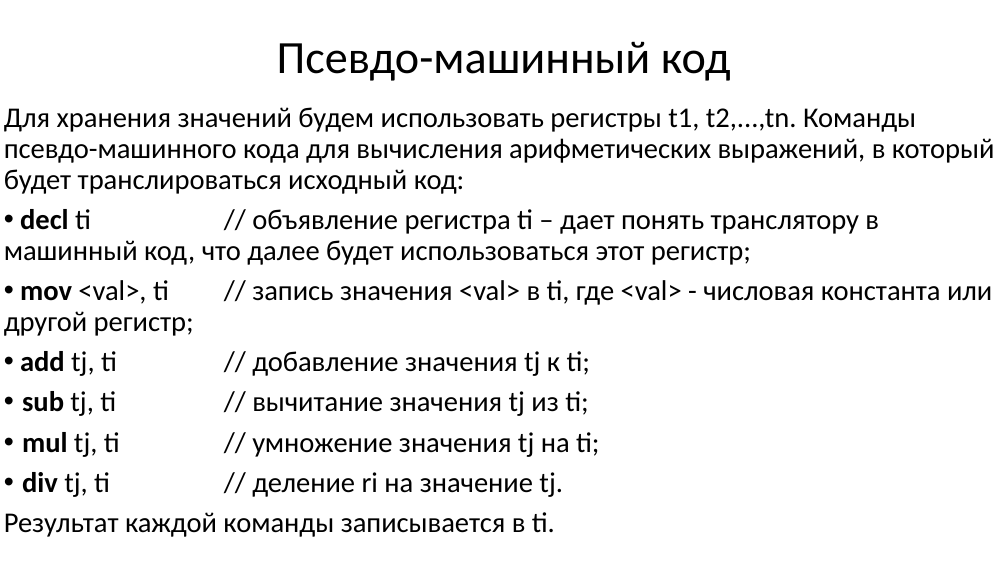
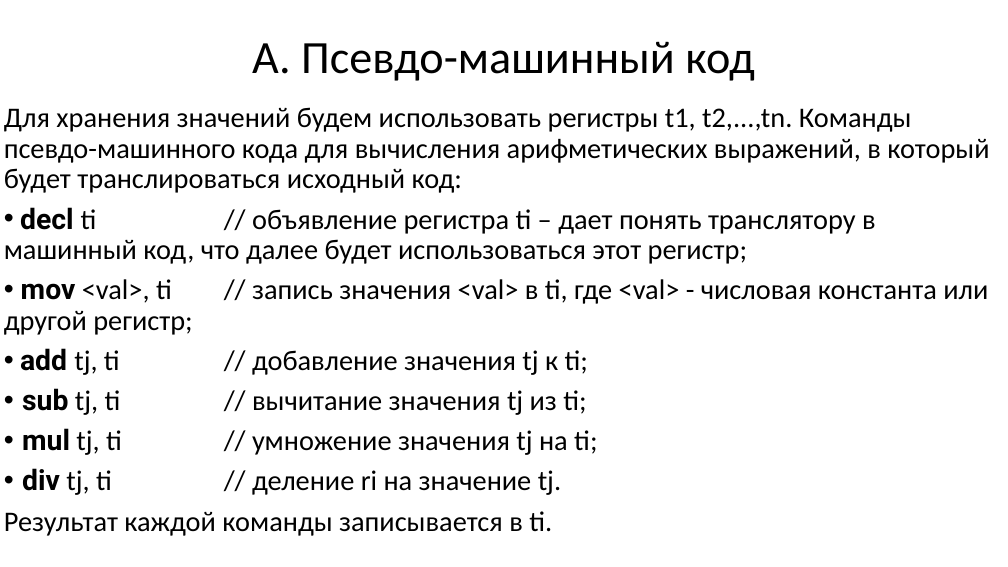
Before and after one commit to goddamnteam/korzun, a slide deck: slide 3 of task3.pptx. Drawn at 1008x567 pixels with LibreOffice and Linux fonts; fonts in the diff are those of the drawing. Boxes give left, top, right and bottom in pixels: in the first picture for what was removed or moved away, otherwise in the second. Text is boxed around its words. In the diff, an @@ line names an element or a change of style, - is before the commit and + after.

```diff
--- a/task3.pptx
+++ b/task3.pptx
@@ title at (252,41,755,81): text changed @@
-Псевдо-машинный код
+A. Псевдо-машинный код
@@ text "Для хранения значений будем использовать ..." at (4,107,989,536): size 27.2 to 27 pt; font Calibri to Roboto in "decl", "mov", "add", "sub" and 2 more places @@
```
Also in this commit, not shown: 14 other slides changed.
